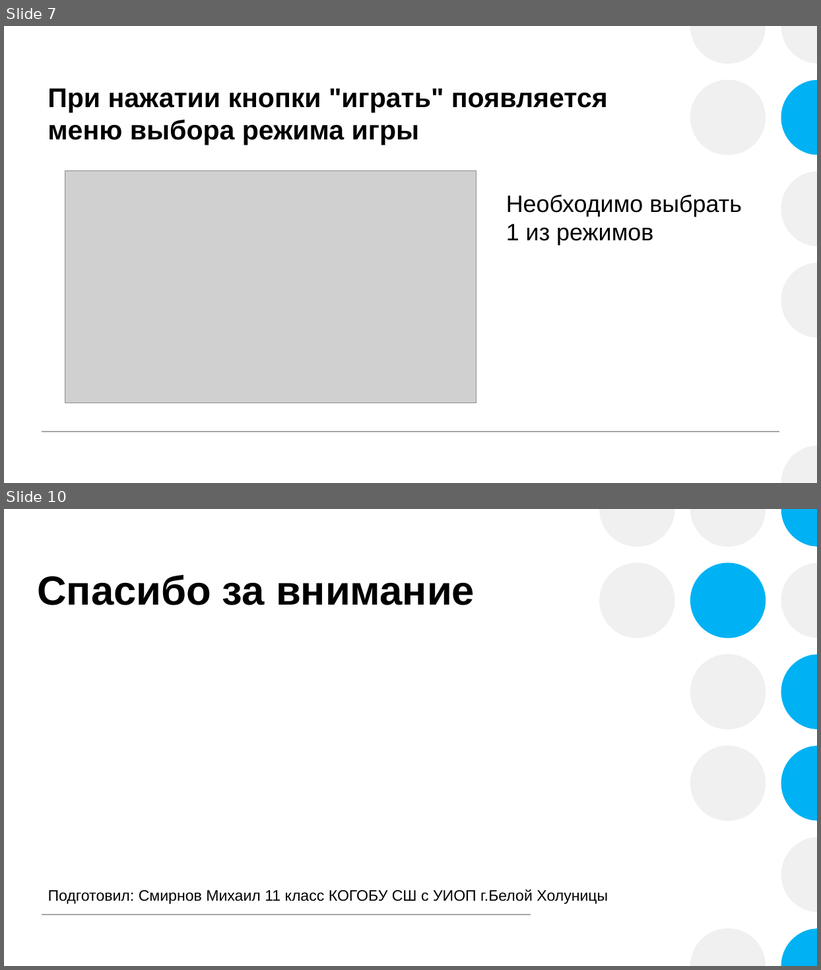
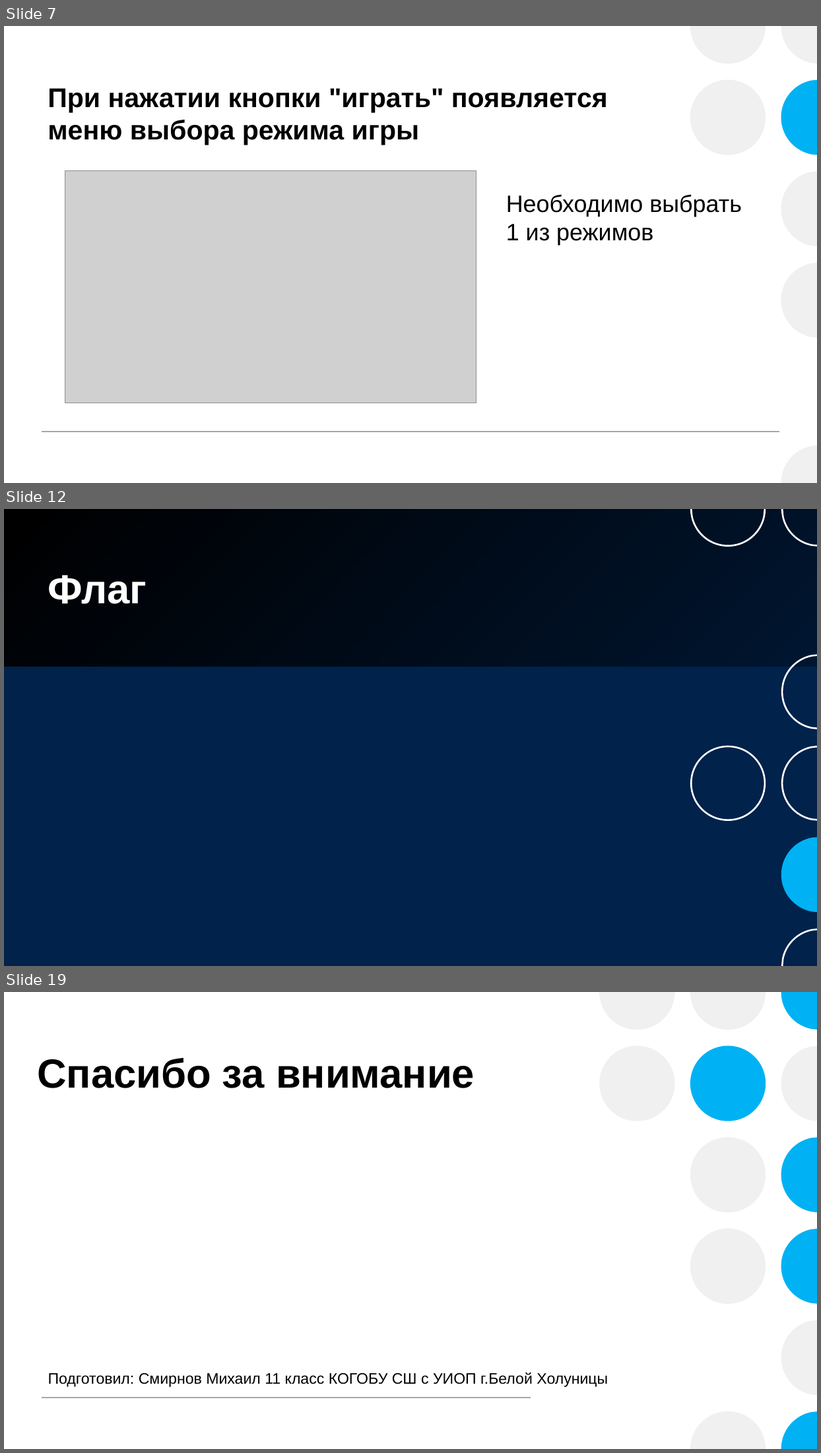
Before and after one commit to Lucian-y02/Quad-Mayhem, a slide deck: Проект pygame.pptx. Shown one above the other, each under a label of ours: slides 7 and 10 before the commit, slides 7, 12 and 19 after it; the slides between them are not shown. The pictures are 821x970 and 821x1453 pixels, drawn with LibreOffice and Linux fonts; fonts in the diff are those of the drawing; grey boxes stand for pictures; background and template pictures are left out. Boxes give left, top, right and bottom in pixels: in the first picture for what was removed or moved away, otherwise in the second. Text is boxed around its words. In the diff, an @@ line names an element or a change of style, - is before the commit and + after.

```diff
--- a/Проект pygame.pptx
+++ b/Проект pygame.pptx
@@ slide 12 added at box(4, 509, 817, 966), background picture (left out); not listed: 1 template element that a slide beside it also shows @@
@@ rectangle added at box(4, 509, 817, 966), fill #00224B @@
@@ rectangle added at box(4, 509, 817, 667), fill gradient #000000 @@
@@ group added at box(418, 509, 817, 966): 13 freeform shapes @@
@@ title added at box(48, 575, 147, 604), 48 pt, text #FFFFFF, bold @@
+Флаг
@@ group added at box(691, 509, 817, 966): 7 freeform shapes @@
@@ what was slide 10 is now slide 19 @@
```
Also in this commit, not shown: 3 slides changed, 8 other slides added.
